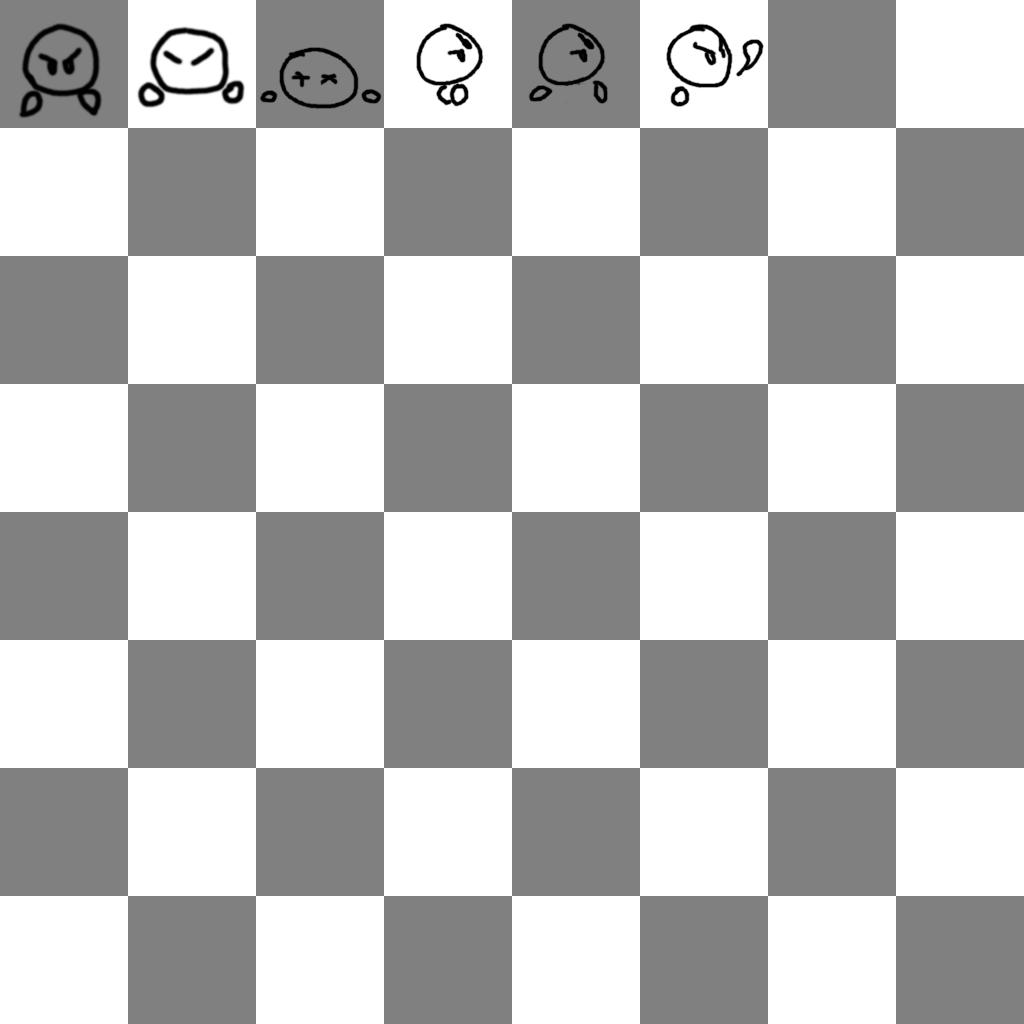
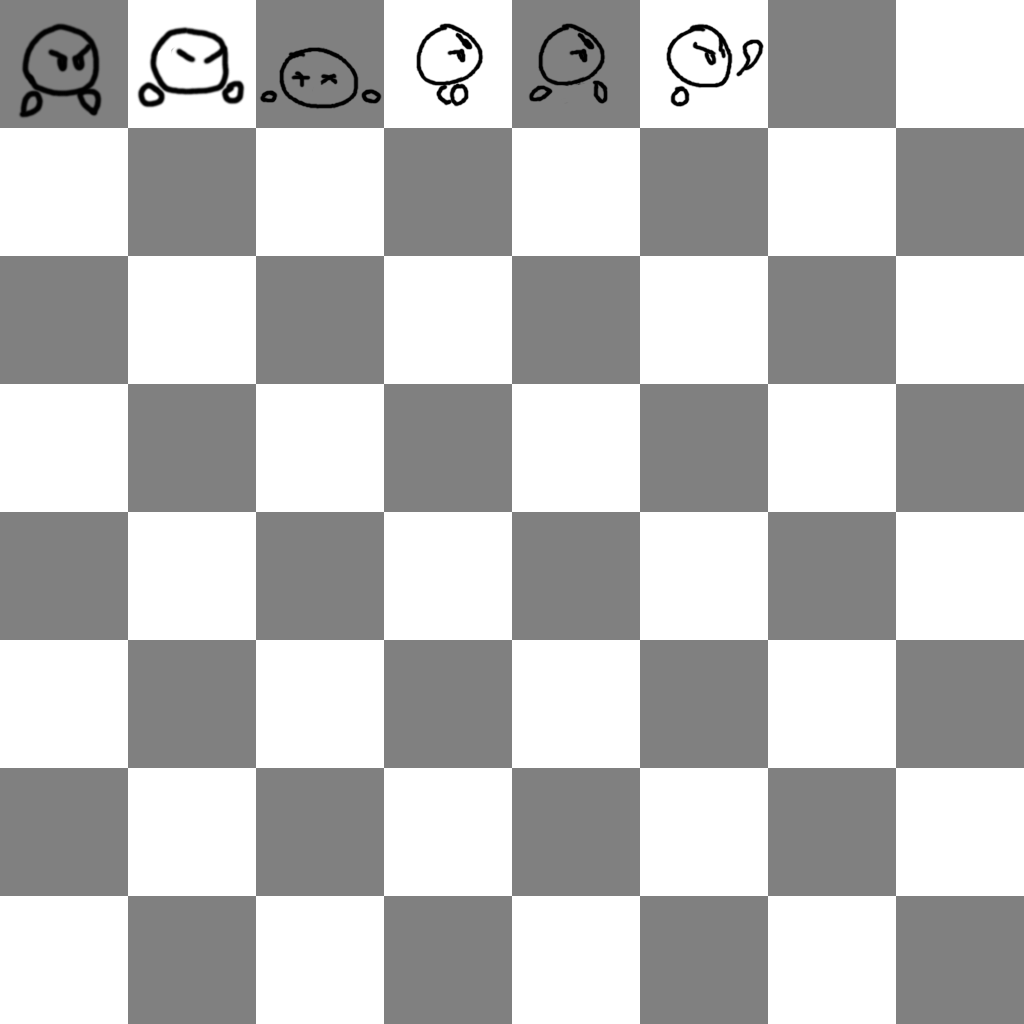
Layer changes from the first 1024 x 1024 image to the second:
painted on "Spritesheet-Template-Enemy.png" over left=37, top=42, right=229, bottom=77
